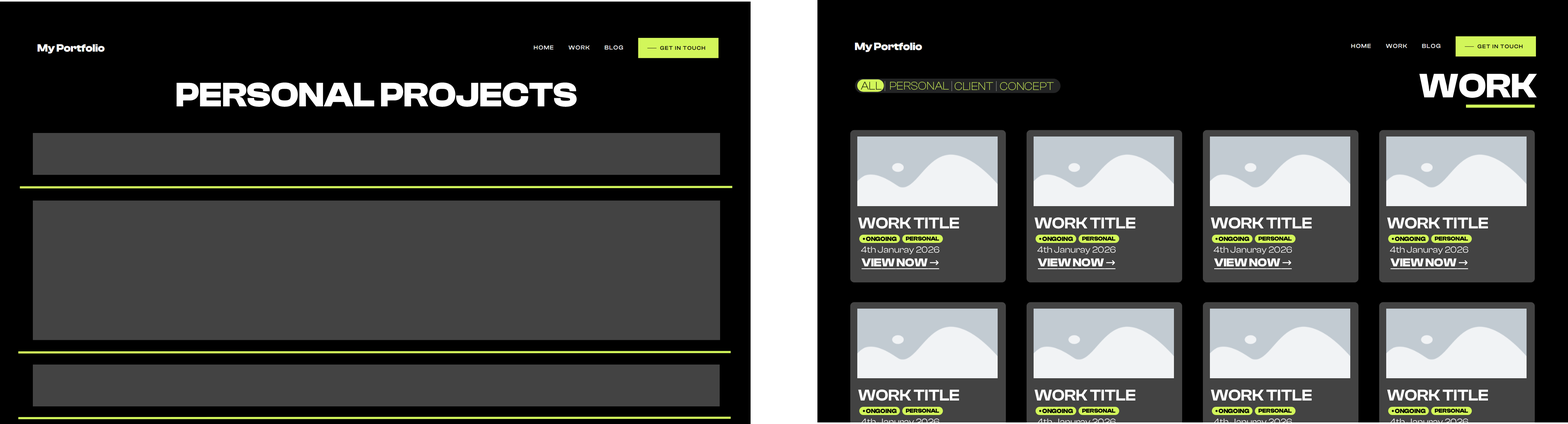
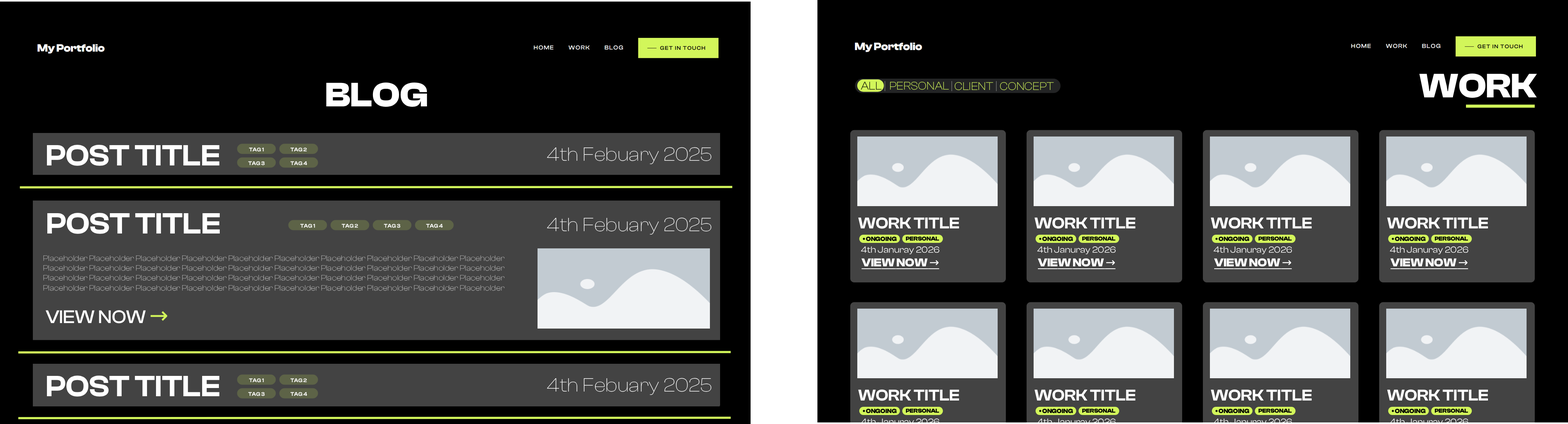
The second 1568 × 424 image is a revision of the first. Changes to its layers:
"Artboard 2": blend normal → pass through over [854,78,1432,411]
added group "box expanded" with 17 layers in group "Artboard 1" over [43,212,712,324]
added group "pills copy" with 12 layers in group "box expanded" over [300,223,443,228]
added layer "POST TITLE copy" in group "box expanded" over [47,212,221,234]
added layer "VIEW NOW →" (9th of 9, in "Artboard 1" › "box expanded") in group "box expanded" over [45,310,168,324]
added layer "Placeholder Placeholder Placehol" in group "box expanded" over [43,255,505,291]
added layer "4th Febuary 2025 copy" in group "box expanded" over [546,217,712,235]
added group "box compact copy" with 16 layers in group "Artboard 1" over [46,375,712,397]
added group "pills" (1st of 2, in "Artboard 1" › "box compact copy") with 12 layers in group "box compact copy" over [248,378,308,397]
added group "PILL copy 3" (2nd of 3, in "Artboard 1" › "box compact copy" › "pills") with 2 layers in group "pills" over [290,391,308,397]
added layer "4th Febuary 2025" (1st of 2, in "Artboard 1" › "box compact copy") in group "box compact copy" over [546,377,712,395]
added layer "POST TITLE" (1st of 2, in "Artboard 1" › "box compact copy") in group "box compact copy" over [46,375,220,397]
added group "box compact" with 16 layers in group "Artboard 1" over [46,144,712,166]
added group "pills" (2nd of 2, in "Artboard 1" › "box compact") with 12 layers in group "box compact" over [248,147,308,166]
added layer "4th Febuary 2025" (2nd of 2, in "Artboard 1" › "box compact") in group "box compact" over [546,146,712,165]
added layer "POST TITLE" (2nd of 2, in "Artboard 1" › "box compact") in group "box compact" over [46,144,220,166]
added layer "Layer 15" in group "Artboard 1" over [537,248,710,329]
renamed "PERSONAL PROJECTS" to "BLOG", painted on it over [176,82,577,107]
…and 23 more changes (23 added)
